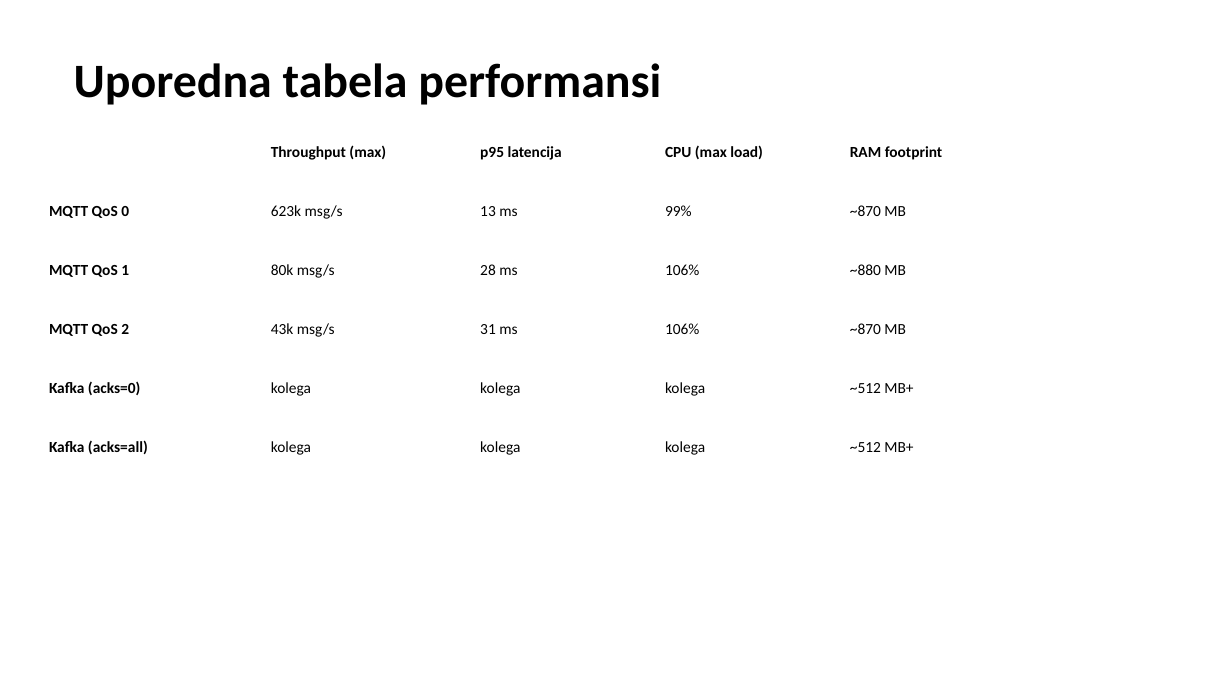
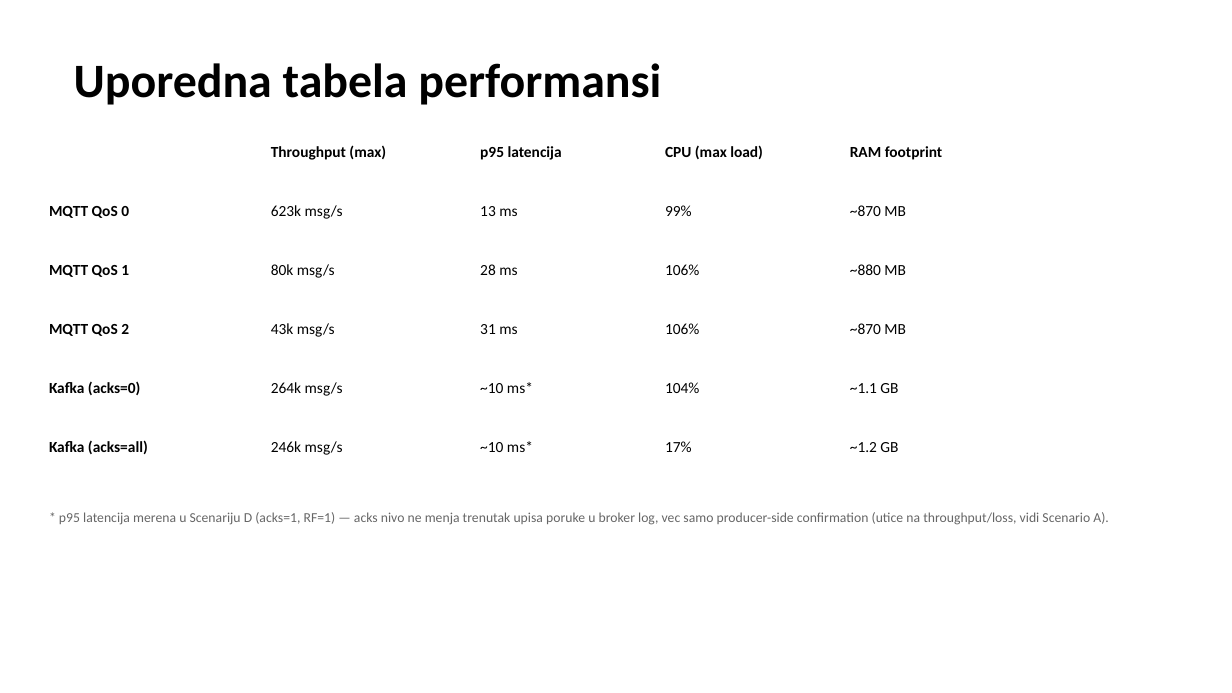
Before and after one commit to Stosic7/IOT-Project2, a slide deck: slide 8 of mqtt/presentation/prezentacija.pptx. Drawn at 1232x693 pixels with LibreOffice and Linux fonts; fonts in the diff are those of the drawing. Boxes give left, top, right and bottom in pixels: in the first picture for what was removed or moved away, otherwise in the second. Text is boxed around its words. In the diff, an @@ line names an element or a change of style, - is before the commit and + after.

Commit message:
Popuni uporednu tabelu performansi i dodaj tehnicki izvestaj i prezentaciju za Kafka stranu
- Zameni 'kolega' placeholdere u generate.py realnim Kafka brojevima (Scenario A/D)
- Popuni MQTT tabelu performansi u Plan.md (Scenario A)
- Dodaj izvestaj.md: opis sistema, rezultati A-D, uporedna tabela, odgovori na kriticna pitanja
- Dodaj kafka/presentation: standalone prezentacija sa grafikonima za Kafka stranu

```diff
--- a/mqtt/presentation/prezentacija.pptx
+++ b/mqtt/presentation/prezentacija.pptx
@@ text at [271, 382, 343, 396]: text changed @@
-kolega
+264k msg/s
@@ text at [480, 382, 533, 393]: text changed @@
-kolega
+~10 ms*
@@ text at [665, 382, 699, 393]: text changed @@
-kolega
+104%
@@ text at [850, 383, 898, 393]: text changed @@
-~512 MB+
+~1.1 GB
@@ text at [271, 441, 343, 455]: text changed @@
-kolega
+246k msg/s
@@ text at [480, 441, 533, 452]: text changed @@
-kolega
+~10 ms*
@@ text at [665, 441, 692, 452]: text changed @@
-kolega
+17%
@@ text at [850, 442, 898, 452]: text changed @@
-~512 MB+
+~1.2 GB
@@ text added at [59, 512, 1109, 525], 8 pt, text #666666 @@
+* p95 latencija merena u Scenariju D (acks=1, RF=1) — acks nivo ne menja trenutak upisa poruke u broker log, vec samo producer-side confirmation (utice na throughput/loss, vidi Scenario A).
```
Also in this commit, not shown: 5 other files.
